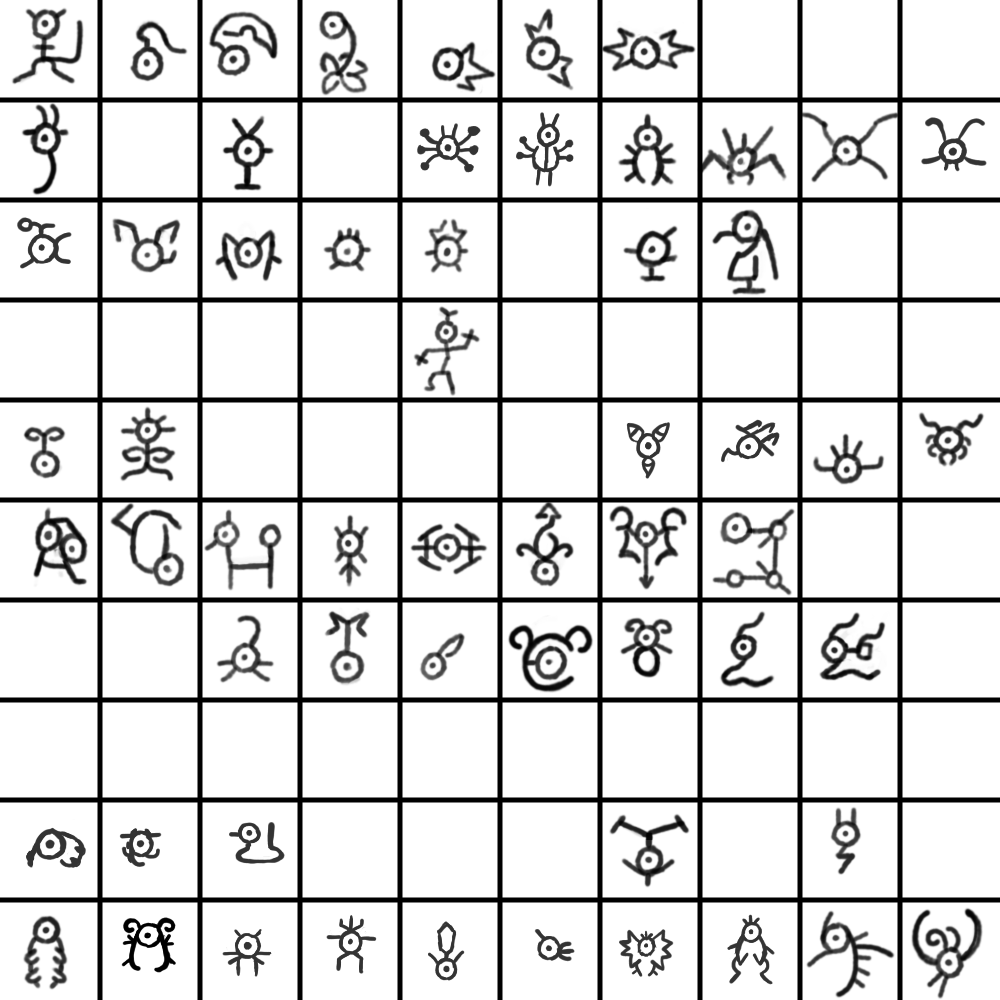
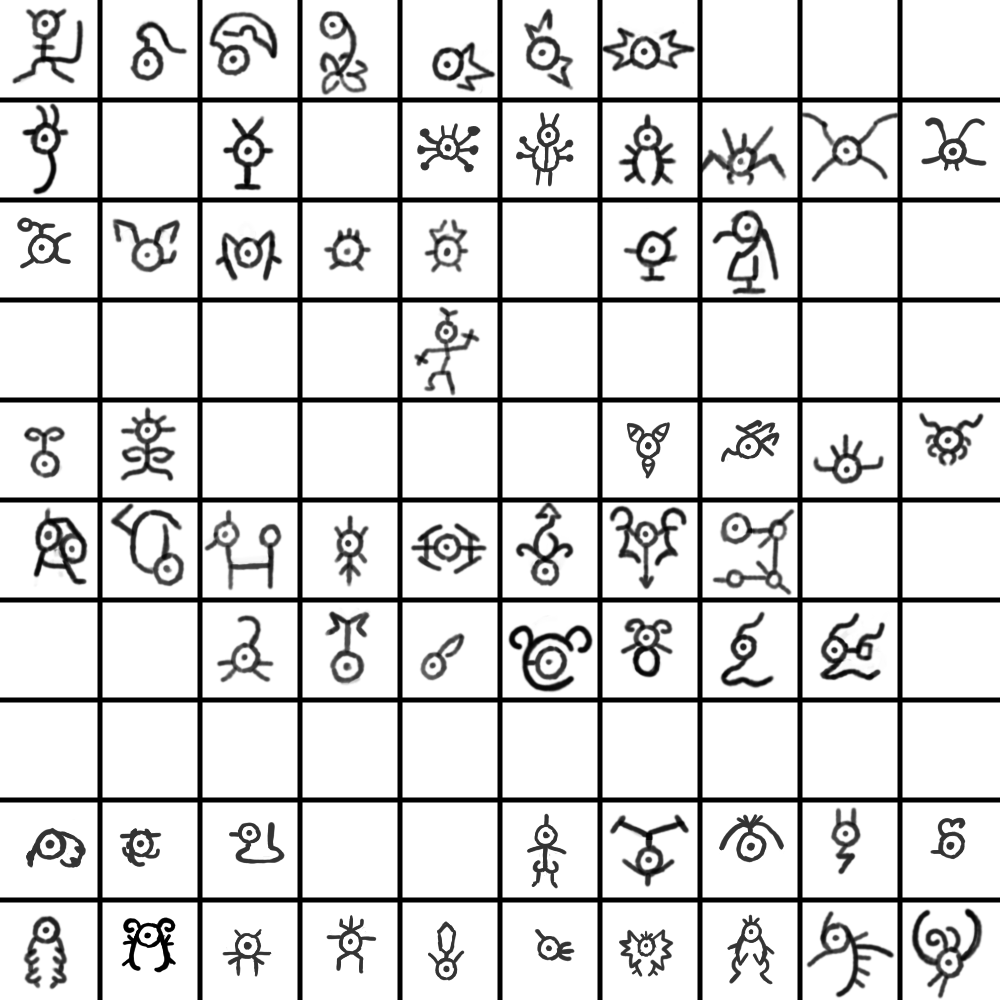
Comparing the layer stacks of the two 1000×1000 images. Changes:
painted on "Paint Layer 1" over [527, 813, 966, 889]
